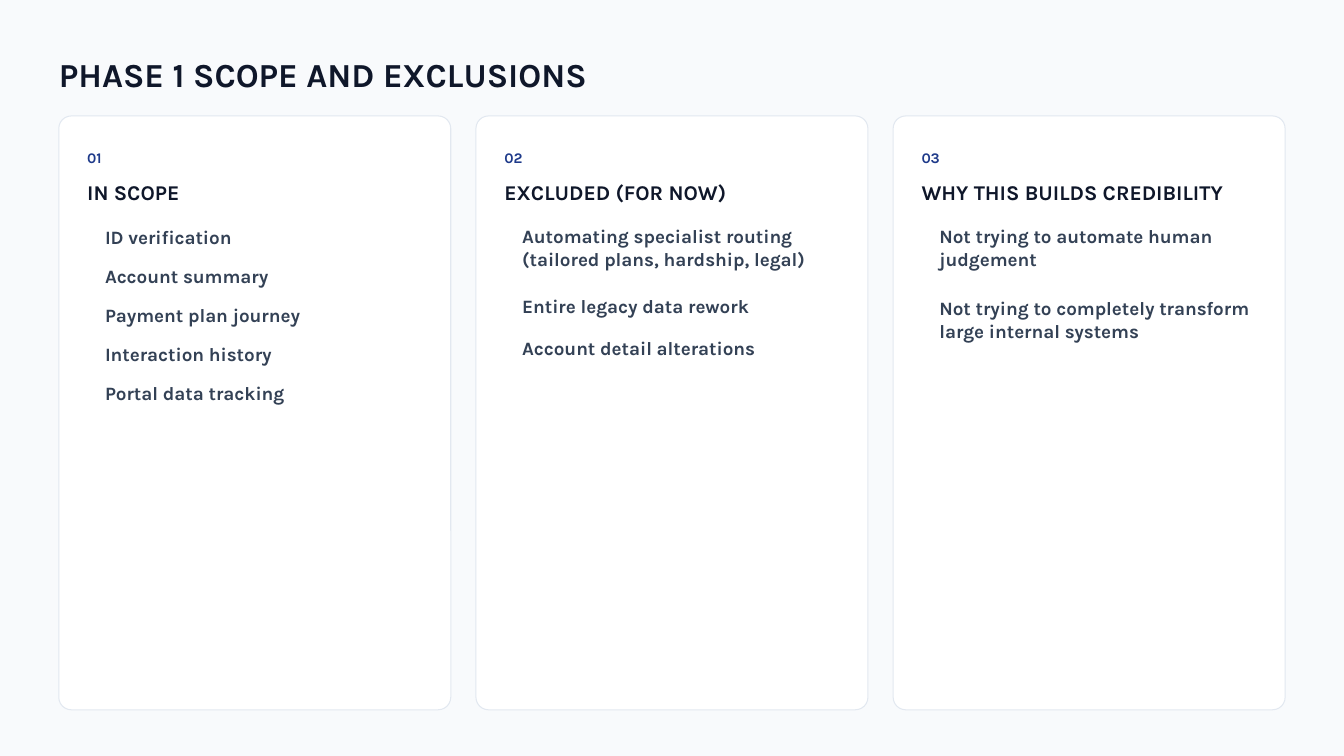
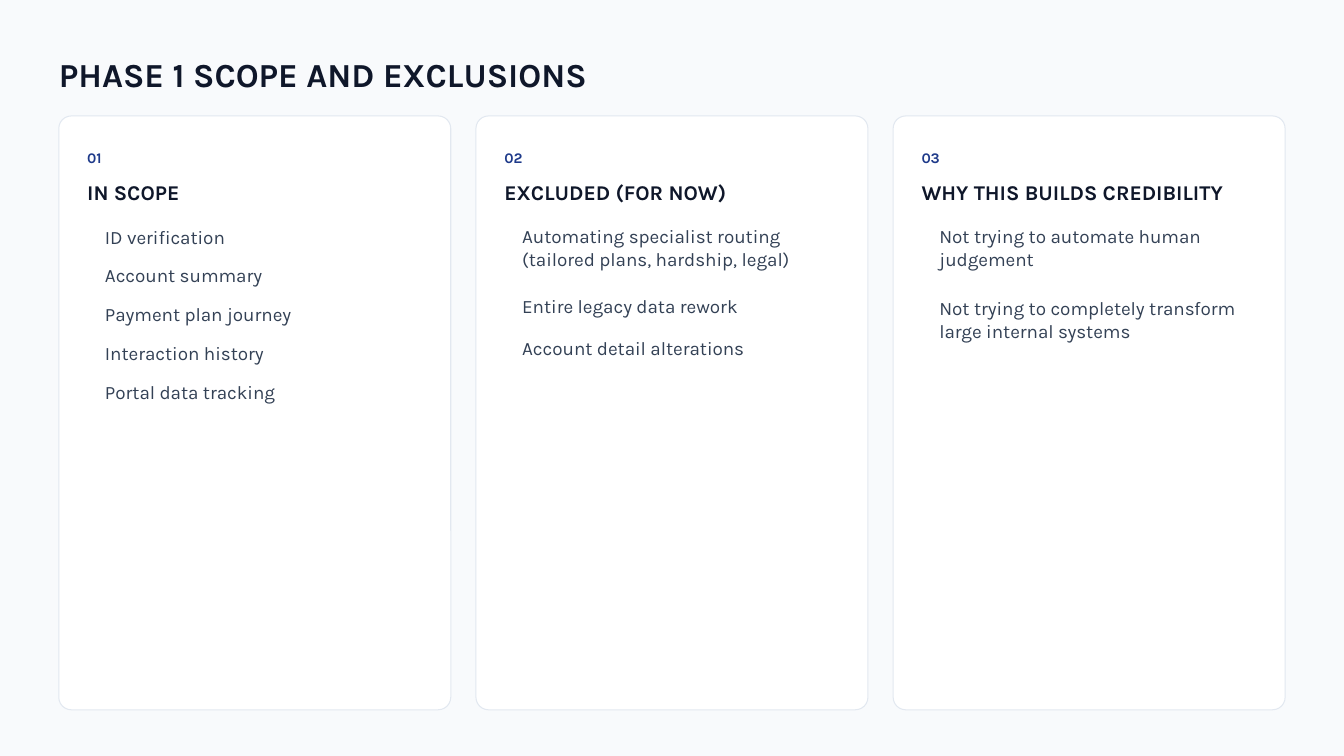
Before and after one commit to charscoul/Coursework-Technical-Business-Analyst-Week-2, a slide deck: slide 6 of submissions/executive-briefing.pptx. Drawn at 1344x756 pixels with LibreOffice and Linux fonts; fonts in the diff are those of the drawing; background and template pictures are left out. Boxes give left, top, right and bottom in pixels: in the first picture for what was removed or moved away, otherwise in the second. Text is boxed around its words. In the diff, an @@ line names an element or a change of style, - is before the commit and + after.

```diff
--- a/submissions/executive-briefing.pptx
+++ b/submissions/executive-briefing.pptx
@@ bold off in 10 elements at (105, 231, 225, 244), (105, 270, 262, 287), (105, 308, 291, 326), (105, 347, 264, 365), (105, 386, 275, 404), (522, 300, 738, 318), (522, 342, 744, 355), (522, 230, 790, 271), (939, 230, 1201, 271), (939, 302, 1235, 343) @@
```
Also in this commit, not shown: 1 other slide changed.
